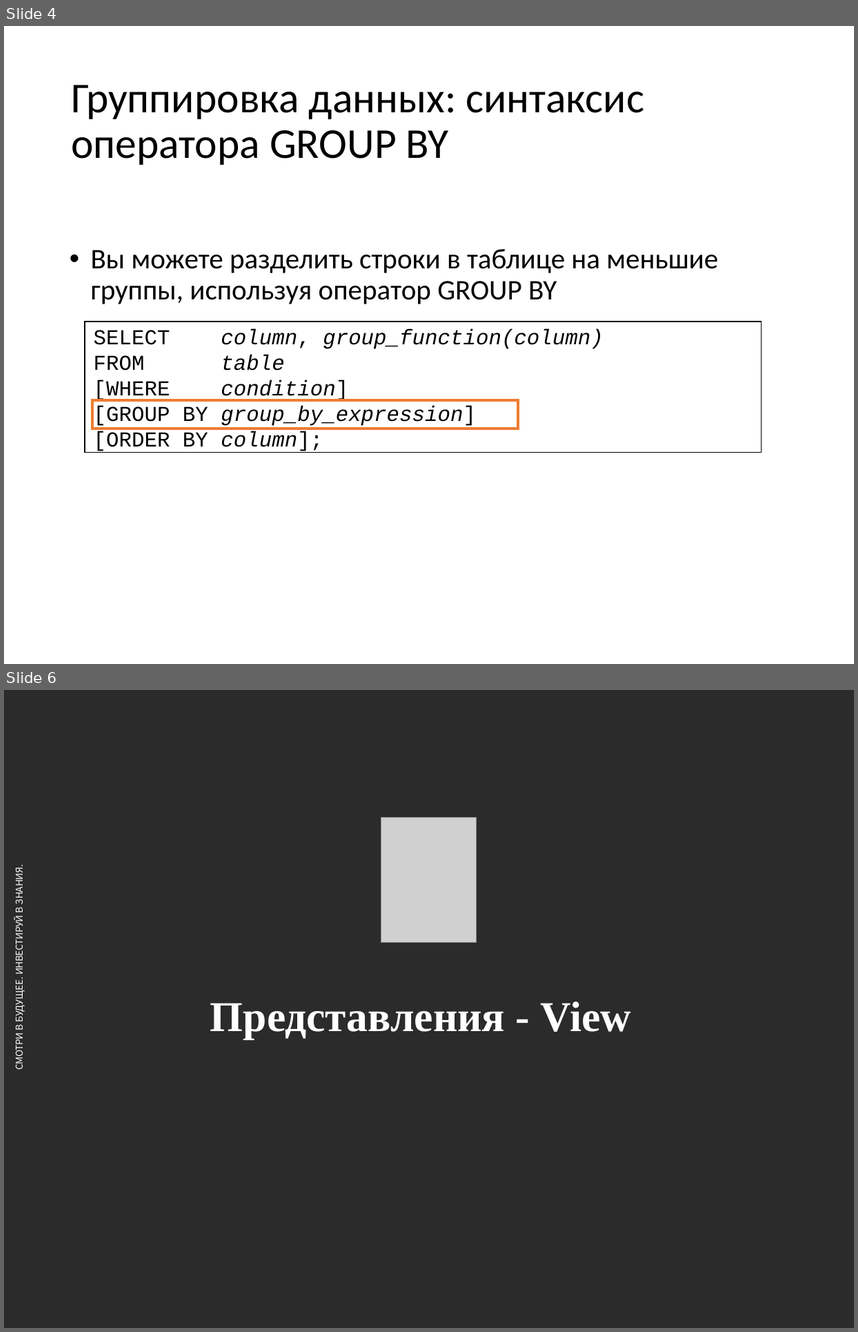
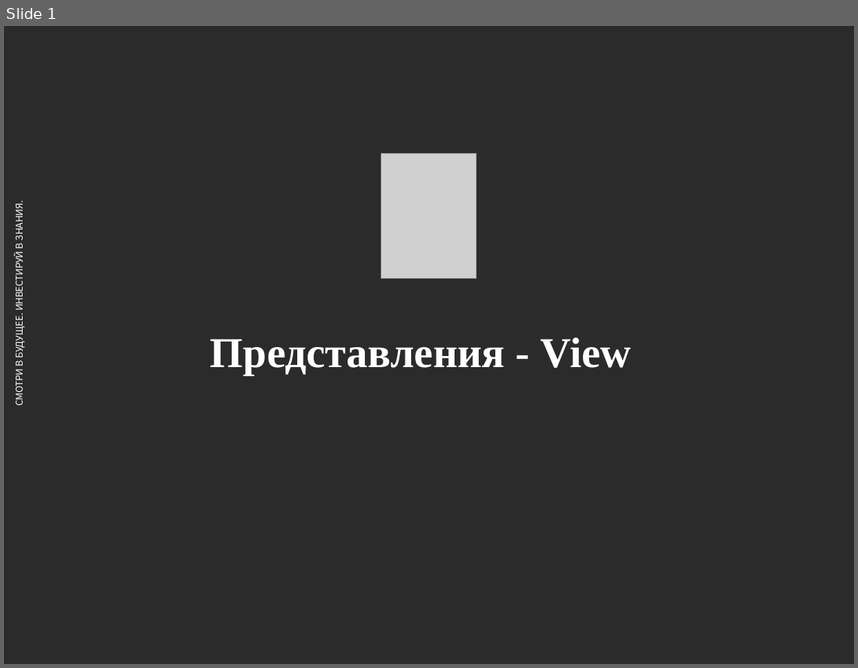
Before and after one commit to andreyzhurlov/ais_postgresql_course_v2, a slide deck: lecture_08/Представления_Оконные_функции.pptx. Shown one above the other, each under a label of ours: slides 4 and 6 before the commit, slide 1 after it; the slides between them are not shown. The pictures are 858x1332 and 858x668 pixels, drawn with LibreOffice and Linux fonts; fonts in the diff are those of the drawing; grey boxes stand for pictures; background and template pictures are left out; a plain dark background stands for a picture behind light text. Boxes give left, top, right and bottom in pixels: in the first picture for what was removed or moved away, otherwise in the second. Text is boxed around its words. In the diff, an @@ line names an element or a change of style, - is before the commit and + after.

```diff
--- a/lecture_08/Представления_Оконные_функции.pptx
+++ b/lecture_08/Представления_Оконные_функции.pptx
@@ slide 4 removed at box(4, 26, 854, 664), background #FFFFFF @@
@@ title removed at box(71, 85, 644, 165) @@
-Группировка данных: синтаксис оператора GROUP BY
@@ text removed at box(91, 249, 718, 304) @@
-• Вы можете разделить строки в таблице на меньшие группы, используя оператор GROUP BY
@@ rectangle removed at box(85, 321, 762, 452) @@
-SELECT column, group_function(column)
-FROM table
-[WHERE condition]
-[GROUP BY group_by_expression]
-[ORDER BY column];
@@ rectangle removed at box(92, 400, 517, 428) @@
@@ what was slide 6 is now slide 1 @@
```
Also in this commit, not shown: 4 other slides removed.
